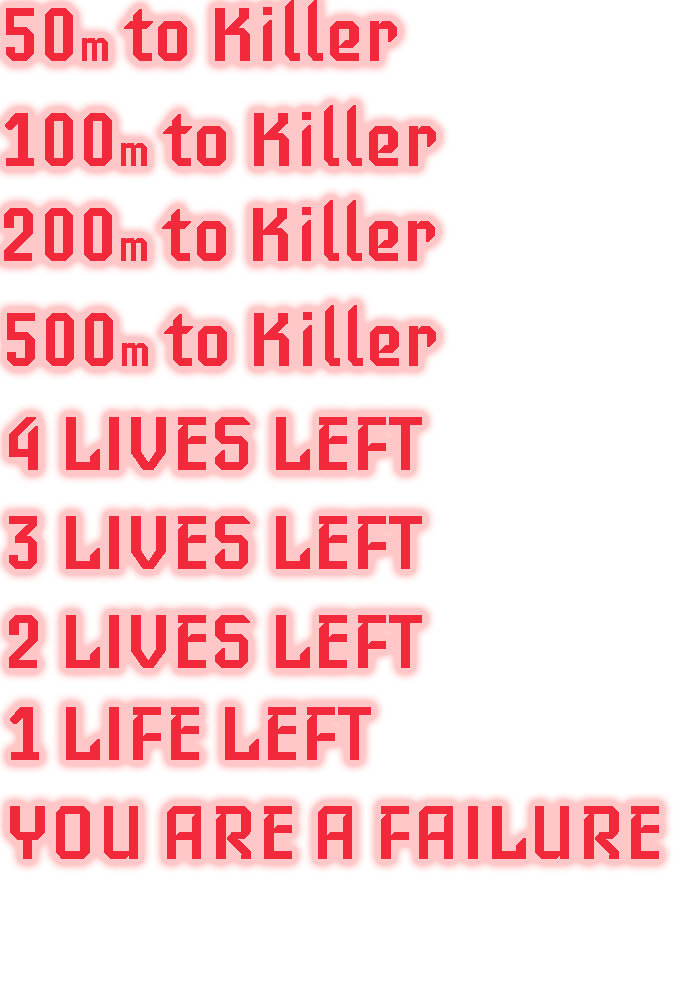
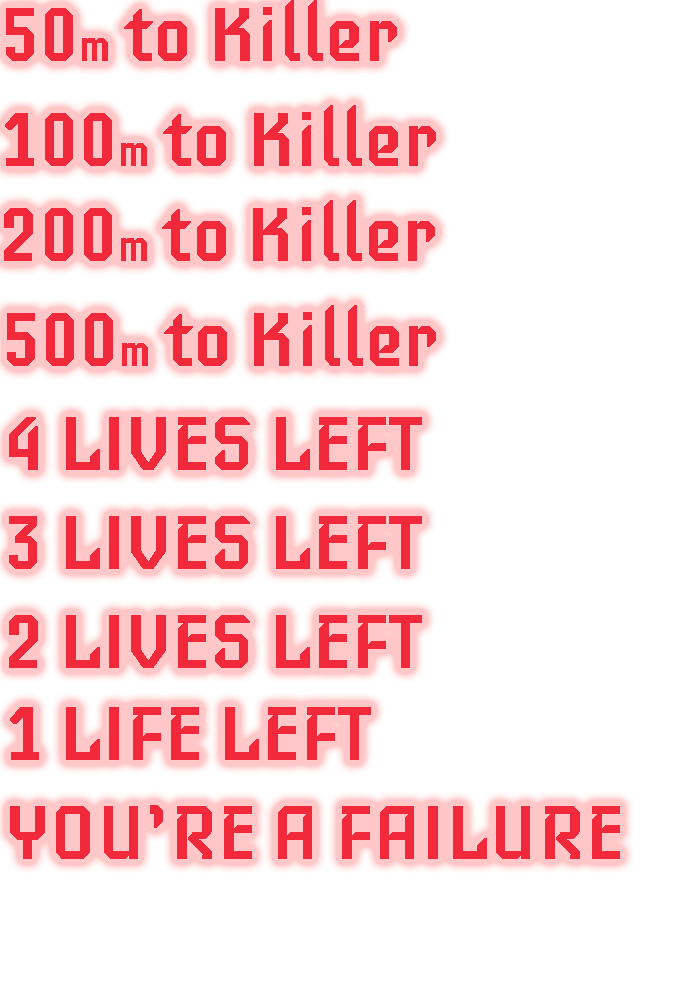
Comparing the layer stacks of the two w=700, h=1000 images. Changes:
renamed "YOU ARE A FAILURE" to "YOU’RE A FAILURE", painted on it over [left=143, top=805, right=659, bottom=859]
